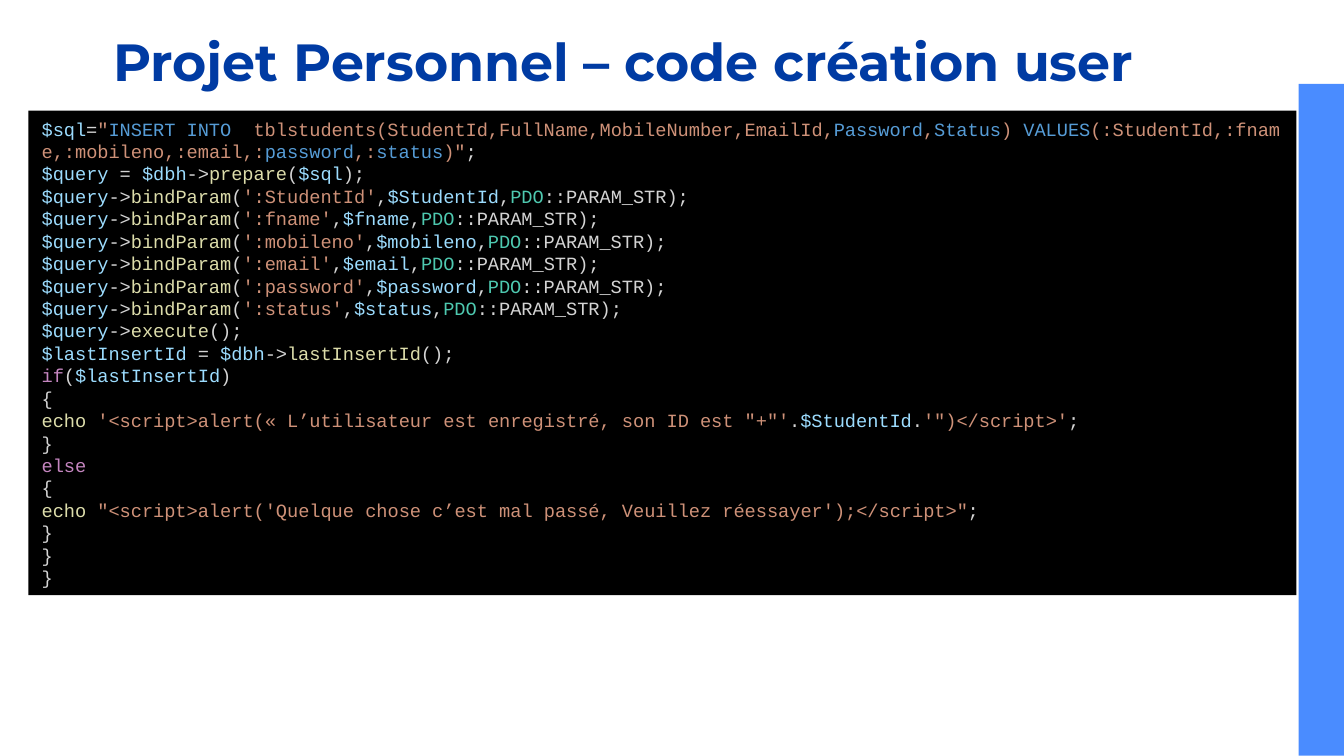
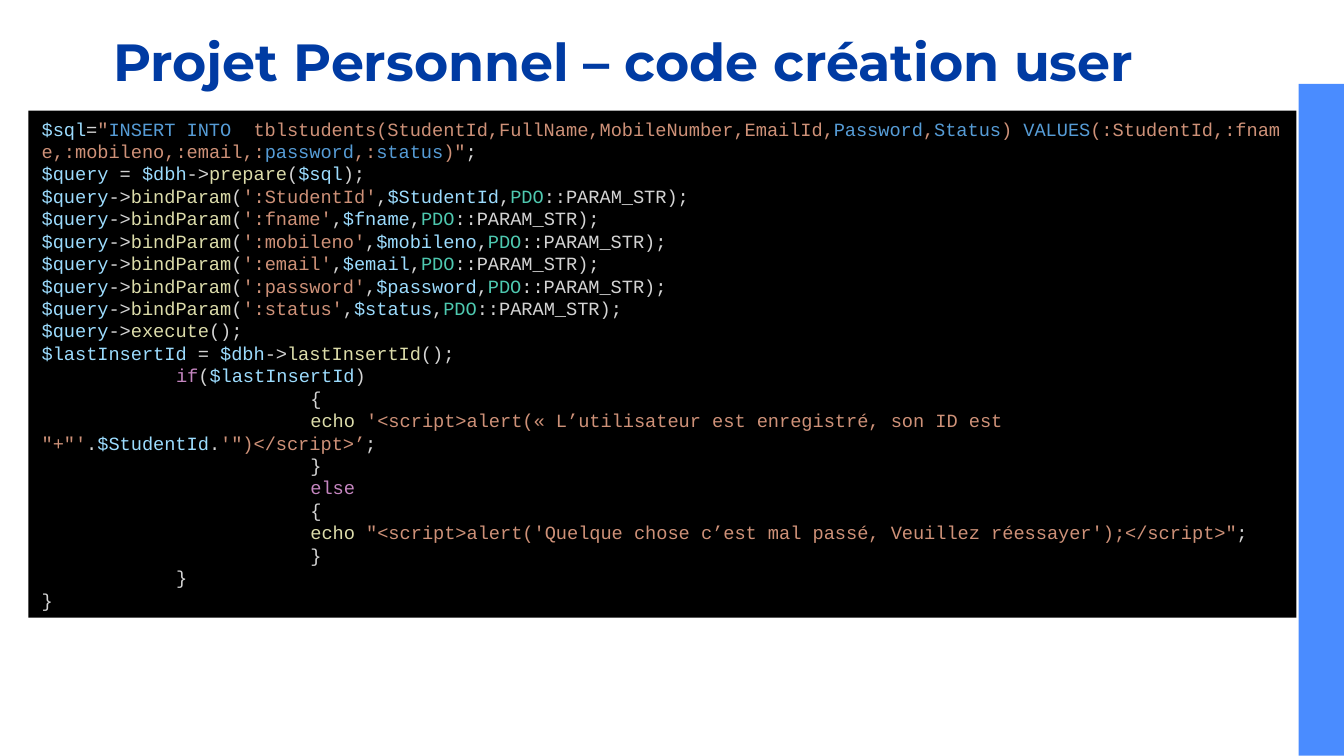
Before and after one commit to erbossu/Titre-DWWM-2021, a slide deck: slide 26 of Présentation DWWM v2.ppt. Drawn at 1344x756 pixels with LibreOffice and Linux fonts; fonts in the diff are those of the drawing. Boxes give left, top, right and bottom in pixels: in the first picture for what was removed or moved away, otherwise in the second. Text is boxed around its words. In the diff, an @@ line names an element or a change of style, - is before the commit and + after.

```diff
--- a/Présentation DWWM v2.ppt
+++ b/Présentation DWWM v2.ppt
@@ rectangle "$sql="INSERT INTO tblstudents(StudentId,FullName,MobileNumbe ...": place and size @@
-rectangle "$sql="INSERT INTO tblstudents(StudentId,FullName,MobileNumbe ..." at <box>28,110,1296,595</box>
+rectangle "$sql="INSERT INTO tblstudents(StudentId,FullName,MobileNumbe ..." at <box>28,110,1296,618</box>
@@ text in rectangle at <box>42,414,1002,454</box>: text changed @@
-echo '<script>alert(« L’utilisateur est enregistré, son ID est "+"'.$StudentId.'")</script>';
+echo '<script>alert(« L’utilisateur est enregistré, son ID est "+"'.$StudentId.'")</script>’;
```
Also in this commit, not shown: 3 other slides changed, 2 other files.
